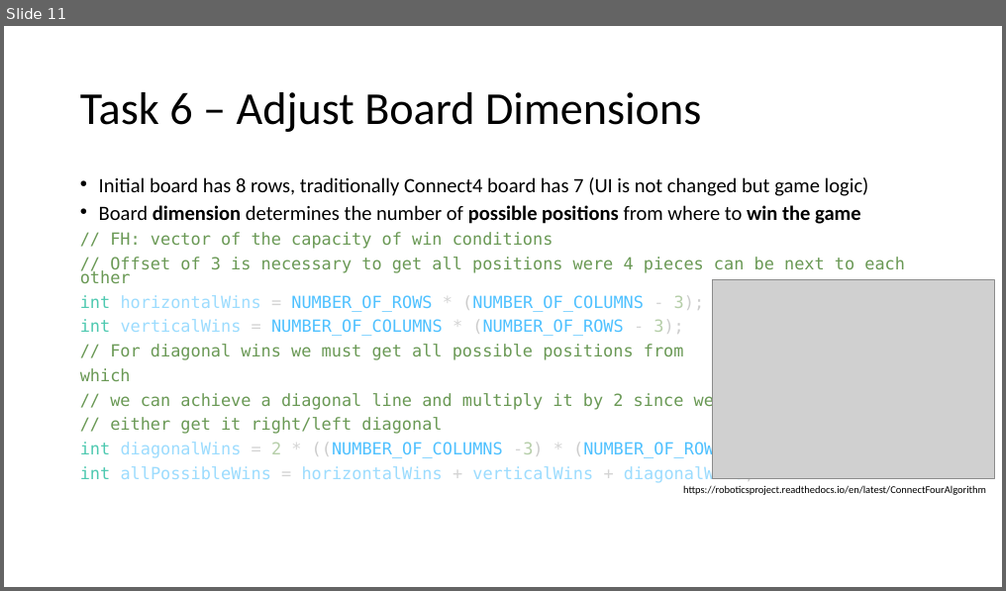
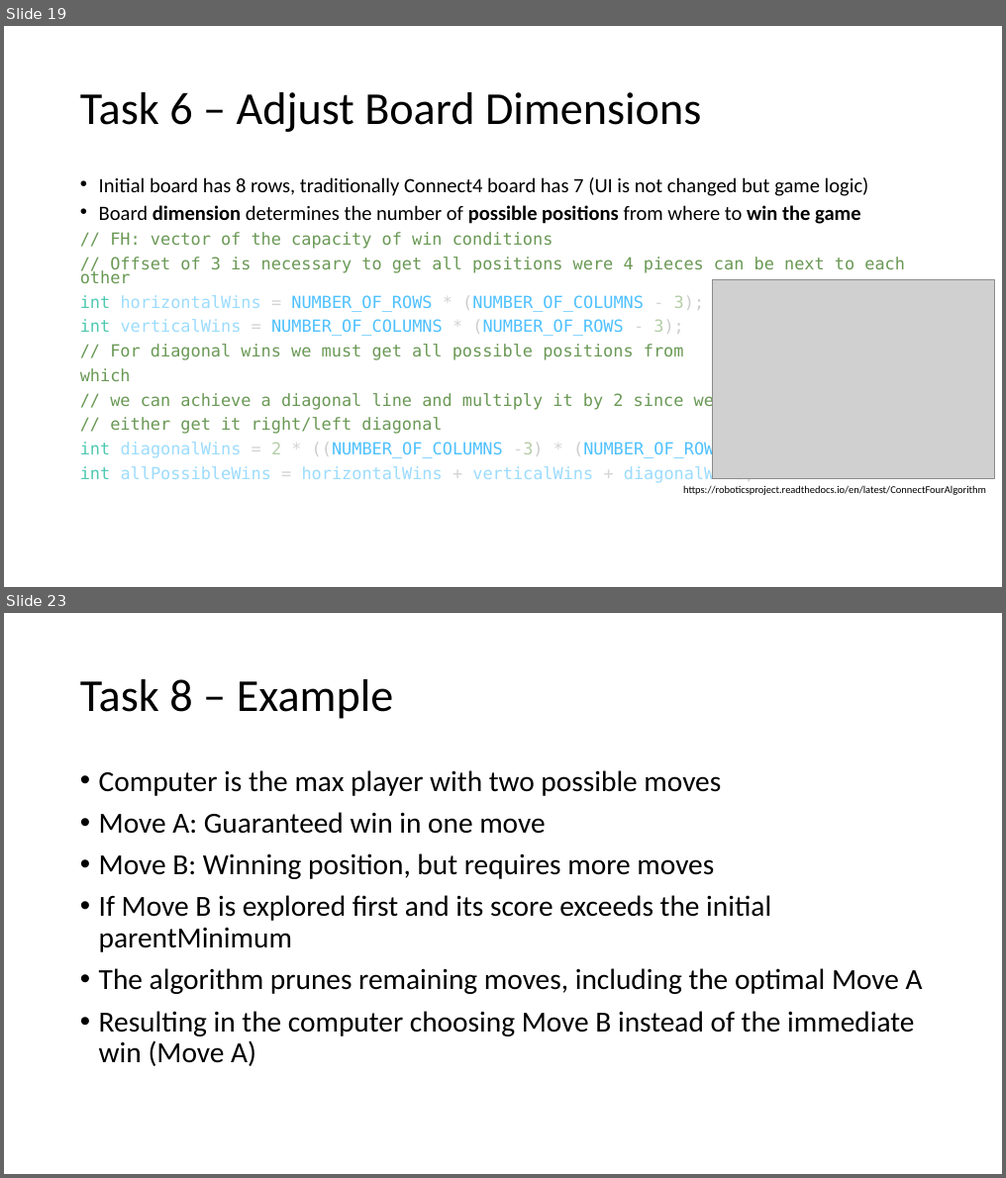
Before and after one commit to XaverB/connect-four, a slide deck: doc/ConnectFourPresentationDraft.pptx. Shown one above the other, each under a label of ours: slide 11 before the commit, slides 19 and 23 after it; the slides between them are not shown. The pictures are 1006x591 and 1006x1178 pixels, drawn with LibreOffice and Linux fonts; fonts in the diff are those of the drawing; grey boxes stand for pictures. Boxes give left, top, right and bottom in pixels: in the first picture for what was removed or moved away, otherwise in the second. Text is boxed around its words. In the diff, an @@ line names an element or a change of style, - is before the commit and + after.

```diff
--- a/doc/ConnectFourPresentationDraft.pptx
+++ b/doc/ConnectFourPresentationDraft.pptx
@@ slide 23 added at [4,613,1002,1174], background #FFFFFF @@
@@ title added at [80,679,394,719], 44 pt, text #000000 @@
+Task 8 – Example
@@ text added at [99,770,923,1066], 28 pt, text #000000 @@
+• Computer is the max player with two possible moves
+• Move A: Guaranteed win in one move
+• Move B: Winning position, but requires more moves
+• If Move B is explored first and its score exceeds the initial parentMinimum
+• The algorithm prunes remaining moves, including the optimal Move A
+• Resulting in the computer choosing Move B instead of the immediate win (Move A)
@@ what was slide 11 is now slide 19 @@
```
Also in this commit, not shown: 5 slides changed, 12 other slides added.
